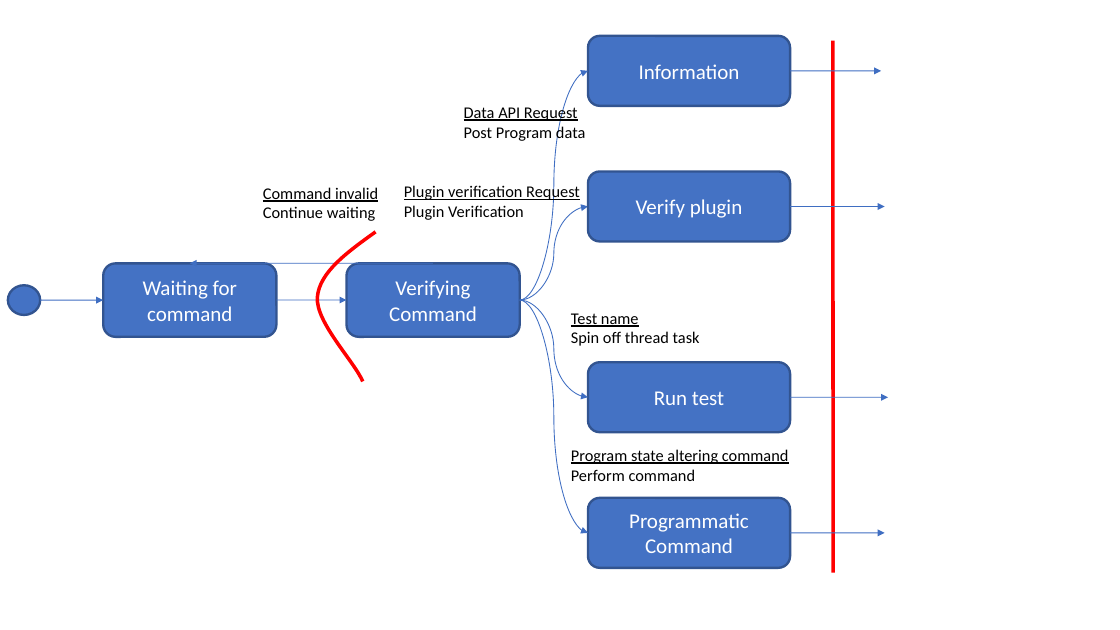
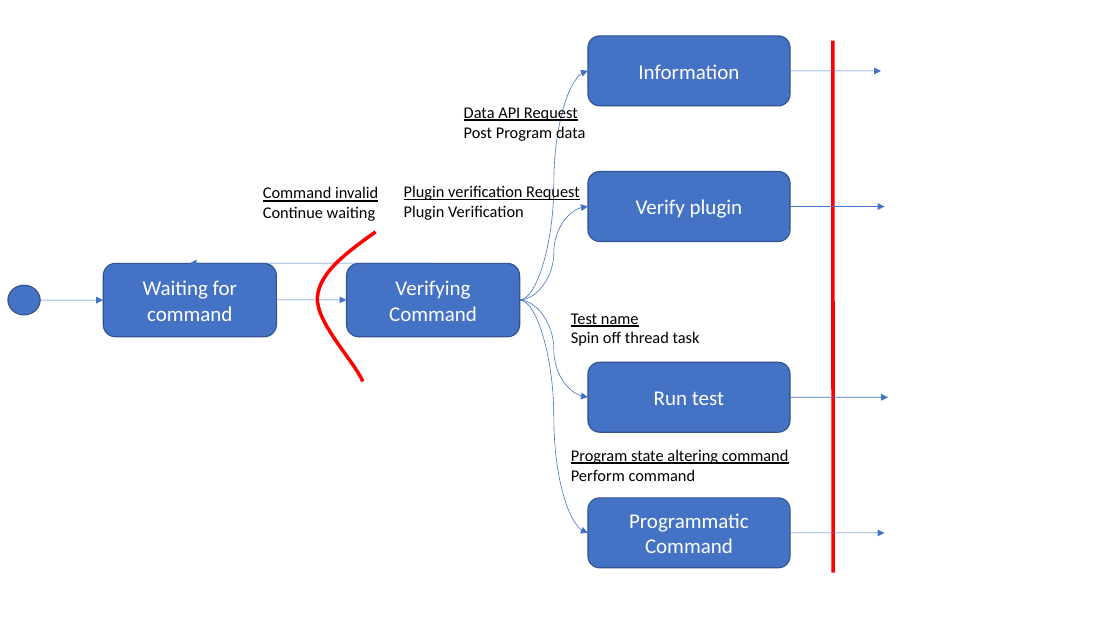
Before and after one commit to HarrisonJM/ProtocolDeveloper, a slide deck: slide 3 of docs/Design & Log/Designs.pptx. Drawn at 1120x630 pixels with LibreOffice and Linux fonts; fonts in the diff are those of the drawing. Boxes give left, top, right and bottom in pixels: in the first picture for what was removed or moved away, otherwise in the second. Text is boxed around its words. In the diff, an @@ line names an element or a change of style, - is before the commit and + after.

```diff
--- a/docs/Design & Log/Designs.pptx
+++ b/docs/Design & Log/Designs.pptx
@@ curved arrow (520, 300) - (588, 71): stroke #3F6FC3 0.75 pt to #4472C4 0.51 pt @@
@@ curved arrow (520, 300) - (588, 207): stroke #3F6FC3 0.75 pt to #4472C4 0.51 pt @@
@@ curved arrow (433, 263) - (190, 263): stroke #3F6FC3 0.75 pt to #4472C4 0.51 pt; route changed @@
@@ outline #325491 2 pt to #325490 0.99 pt in 7 elements at (103,264,276,337), (347,264,520,337), (588,36,791,106), (588,362,791,432), (588,498,791,568), (588,171,791,241), (8,286,39,315) @@
@@ curved arrow (520, 300) - (588, 397): stroke #3F6FC3 0.75 pt to #4472C4 0.51 pt @@
@@ curved arrow (520, 300) - (588, 533): stroke #3F6FC3 0.75 pt to #4472C4 0.51 pt @@
@@ outline #3F6FC3 0.75 pt to #4472C4 0.51 pt in 5 elements at (40,300,103,300), (791,207,885,207), (791,533,885,533), (791,71,881,71), (791,397,889,397) @@
```
Also in this commit, not shown: 6 other slides changed, 10 other files.
